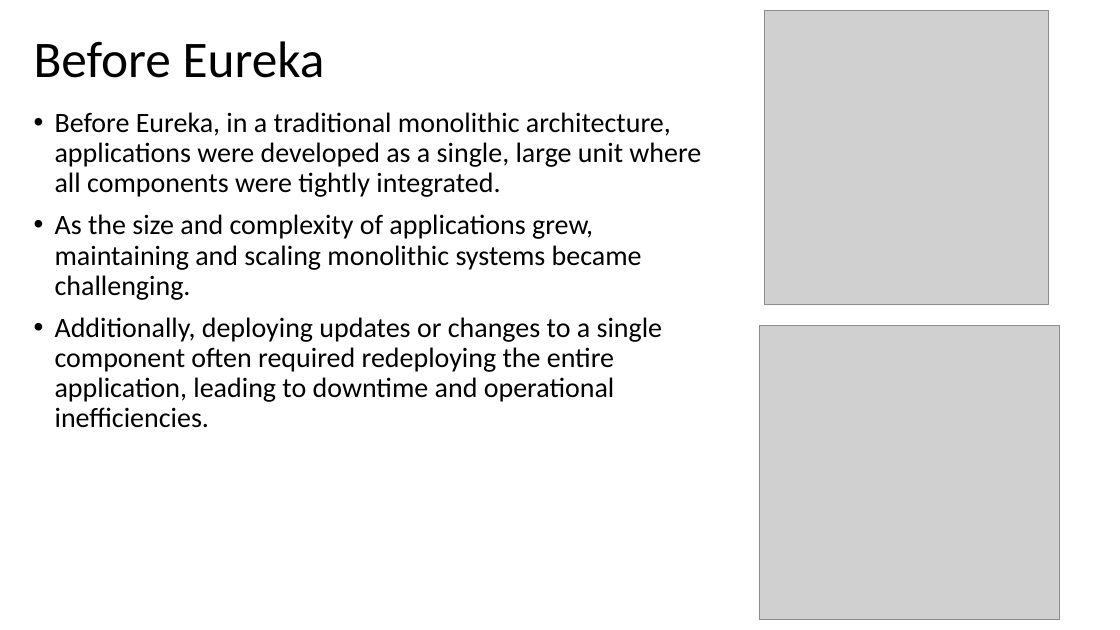
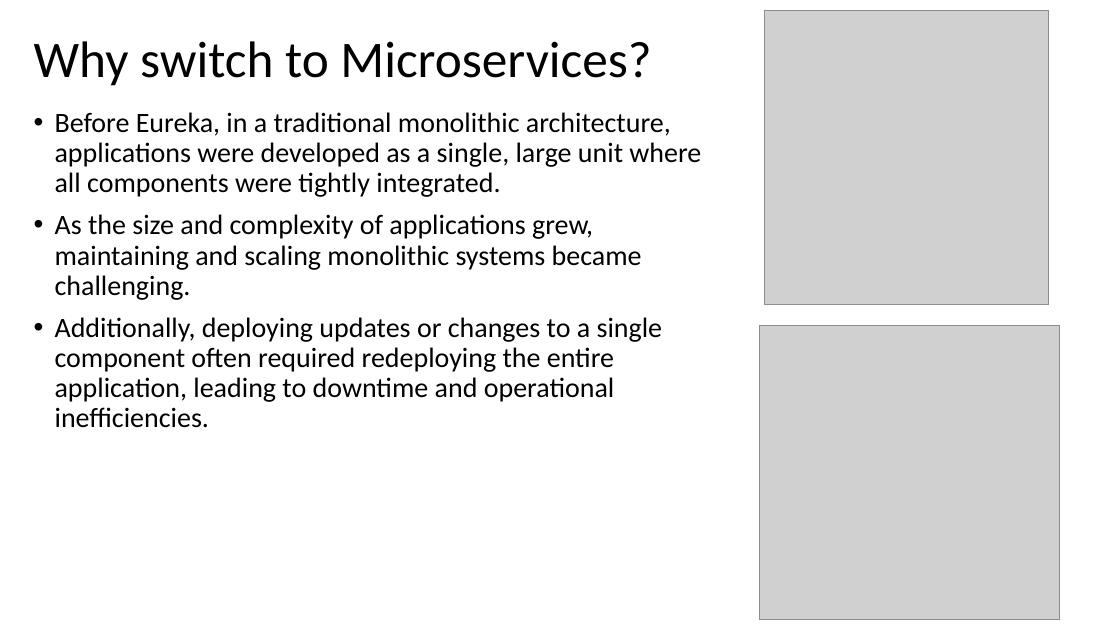
Before and after one commit to tamir303/EurekaSpringBootExample, a slide deck: slide 3 of Eureka.pptx. Drawn at 1120x630 pixels with LibreOffice and Linux fonts; fonts in the diff are those of the drawing; grey boxes stand for pictures. Boxes give left, top, right and bottom in pixels: in the first picture for what was removed or moved away, otherwise in the second. Text is boxed around its words. In the diff, an @@ line names an element or a change of style, - is before the commit and + after.

Commit message:
change to pptx

```diff
--- a/Eureka.pptx
+++ b/Eureka.pptx
@@ title at (34, 41, 651, 86): text changed @@
-Before Eureka
+Why switch to Microservices?
```
Also in this commit, not shown: 1 slide added, 1 slide removed.
